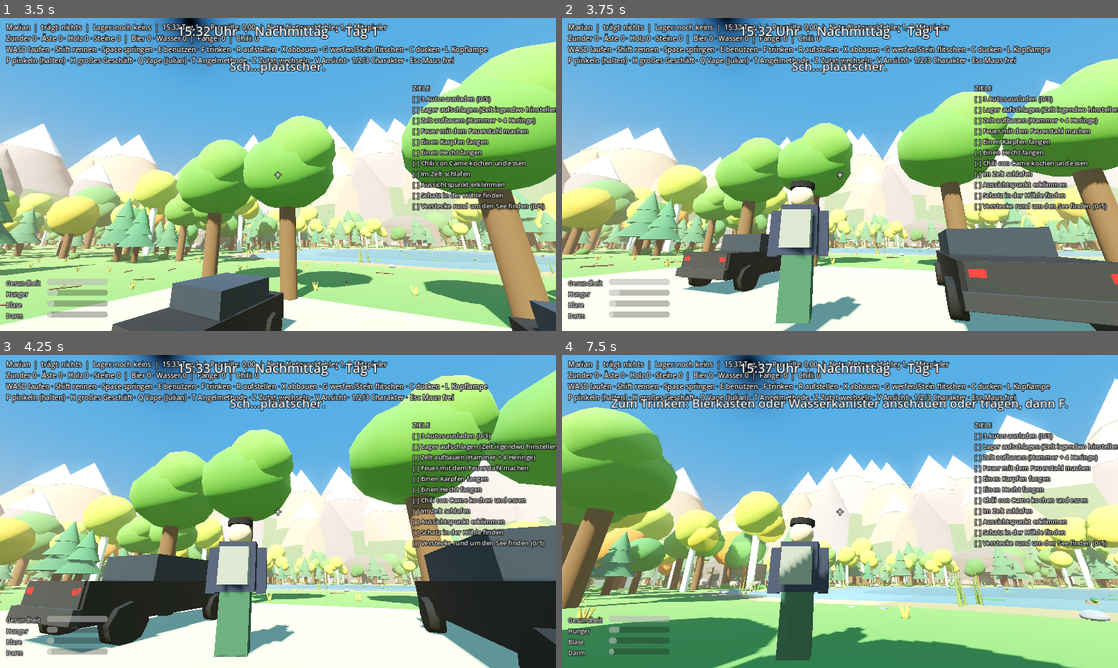
Above: before the commit, frames 1-4 (two rows, left to right).
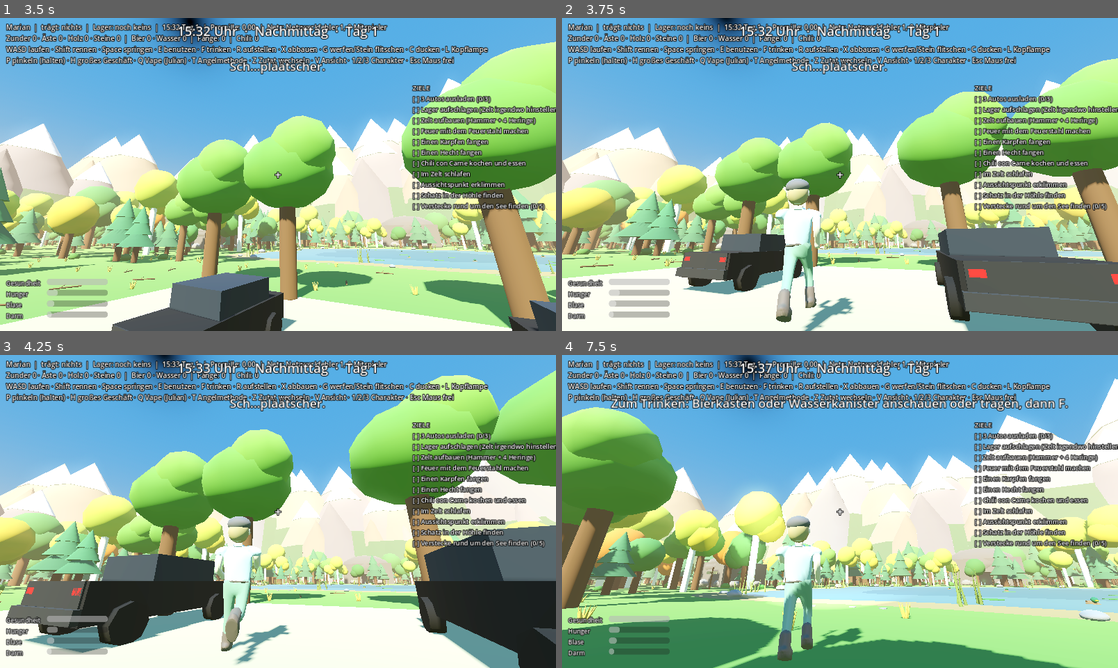
Above: after the commit, the same moments.

Repository: 7ulez/three-in-the-wild
Game: Godot game, scene res://menu.tscn
Same seed, same stepped clock (60 frames per second), same inputs: the game is played once before the commit and once after it.
Inputs (mouse positions are in pixels of both pictures, inside the frame that each line leads up to):
- Up to frame 1 (3.5 s): click (394, 86) at 0.52 s; type "Alex" at 0.6 s; click (372, 233) at 0.75 s; type "12" at 0.83 s; click "SPIEL BETRETEN" at 1.25 s; tap Enter at 2 s; move the mouse to (305, 174) at 2.02 s; hold W from 2.03 s (still down); tap T at 2.1 s; click (305, 174) at 2.17 s; tap Space at 2.27, 3.02 s; move the mouse to (250, 174) at 2.77 s; tap P at 2.85 s
- Up to frame 2 (3.75 s): keep holding W; move the mouse to (851, 168) at 3.52 s; tap V at 3.6 s
- Up to frame 3 (4.25 s): keep holding W
- Up to frame 4 (7.5 s): move the mouse to (834, 517) at 4.27 s; tap E at 4.35 s; click (834, 517) at 4.42 s; tap Space at 4.52, 5.27, 6.02 s; move the mouse to (878, 514) at 5.02 s; tap G at 5.1 s; move the mouse to (795, 508) at 5.77 s; tap F at 5.85 s; move the mouse to (845, 511) at 6.52 s; tap X at 6.6 s; click (845, 511) at 6.67 s; move the mouse to (817, 505) at 7.27 s; release W at 7.28 s; hold D from 7.28 s (still down); tap L at 7.35 s

Frame 1 is identical in both runs. In frame 2, 3.7% of the frame differs, in the area x 36-54%, y 51-100%; in frame 3, 3.5%; in frame 4, 4.8%, in the area x 26-56%, y 43-98%.

Commit message:
Marian als animiertes Blender-Modell (Stehen, Gehen, Rennen)
Co-Authored-By: Claude Sonnet 5.5 <noreply@anthropic.com>
Claude-Session: https://claude.ai/code/session_01FicyMBshYtiCihkErSPQQ5

Diff:
--- a/net.gd
+++ b/net.gd
@@ -41,8 +41,14 @@
 		label.position = Vector3(0, 2.25, 0)
 		add_child(label)
 
+	var _last_pos: Vector3 = Vector3.ZERO
+
 	func _process(delta: float) -> void:
 		global_position = global_position.lerp(target_pos, minf(delta * 12.0, 1.0))
+		if delta > 0.0:
+			var sp := Vector2(global_position.x - _last_pos.x, global_position.z - _last_pos.z).length() / delta
+			Player.animate_body(self, minf(sp, 9.0))
+		_last_pos = global_position
 		rotation.y = lerp_angle(rotation.y, target_yaw, minf(delta * 12.0, 1.0))
 
 
--- a/player.gd
+++ b/player.gd
@@ -182,6 +182,22 @@
 
 ## Baut die Figur (auch für die Avatare der Mitspieler).
 static func build_body(parent: Node3D, char_name: String) -> void:
+	# Fertiges, animiertes Modell (aus Blender), falls vorhanden.
+	var path := "res://assets/chars/%s.glb" % char_name.to_lower()
+	if ResourceLoader.exists(path):
+		var ps: PackedScene = load(path)
+		var inst := ps.instantiate() as Node3D
+		inst.rotation.y = PI          # Modell schaut nach +Z, das Spiel nach -Z
+		inst.scale = Vector3.ONE * 0.92
+		parent.add_child(inst)
+		var ap := _find_anim(inst)
+		if ap != null:
+			for n in ap.get_animation_list():
+				ap.get_animation(n).loop_mode = Animation.LOOP_LINEAR
+			if ap.has_animation("Idle"):
+				ap.play("Idle")
+			parent.set_meta("ap", ap)
+		return
 	var d: Dictionary = CHARS[char_name]
 	var shirt: Color = d["shirt"]
 	Util.add_box(parent, Vector3(0.42, 0.8, 0.26), d["pants"], Vector3(0, 0.4, 0))
@@ -202,6 +218,36 @@
 	var pack: Color = d["pack"]
 	if pack != Color(0.0, 0.0, 0.0):
 		Util.add_box(parent, Vector3(0.4, 0.5, 0.2), pack, Vector3(0, 1.15, 0.25))
+
+
+static func _find_anim(n: Node) -> AnimationPlayer:
+	if n is AnimationPlayer:
+		return n as AnimationPlayer
+	for c in n.get_children():
+		var r := _find_anim(c)
+		if r != null:
+			return r
+	return null
+
+
+## Wählt die passende Animation für das Lauftempo (Stehen / Gehen / Rennen).
+static func animate_body(parent: Node3D, speed: float) -> void:
+	var ap: AnimationPlayer = parent.get_meta("ap", null) as AnimationPlayer
+	if ap == null:
+		return
+	var want := "Idle"
+	var sc := 1.0
+	if speed > 2.8:
+		want = "Run"
+		sc = clampf(speed / 3.4, 0.7, 2.2)
+	elif speed > 0.3:
+		want = "Walk"
+		sc = clampf(speed / 1.8, 0.6, 1.8)
+	if not ap.has_animation(want):
+		return
+	if ap.current_animation != want:
+		ap.play(want, 0.2)
+	ap.speed_scale = sc
 
 
 func _apply_view() -> void:
@@ -525,6 +571,7 @@
 		velocity.x = target.x
 		velocity.z = target.z
 	move_and_slide()
+	Player.animate_body(body_visual, Vector2(velocity.x, velocity.z).length())
 	if is_on_floor():
 		var drop := _peak_y - global_position.y
 		if _airborne and drop > 5.0:
Binary file added: assets/chars/marian.glb
Not shown, added: assets/chars/marian.glb.import
